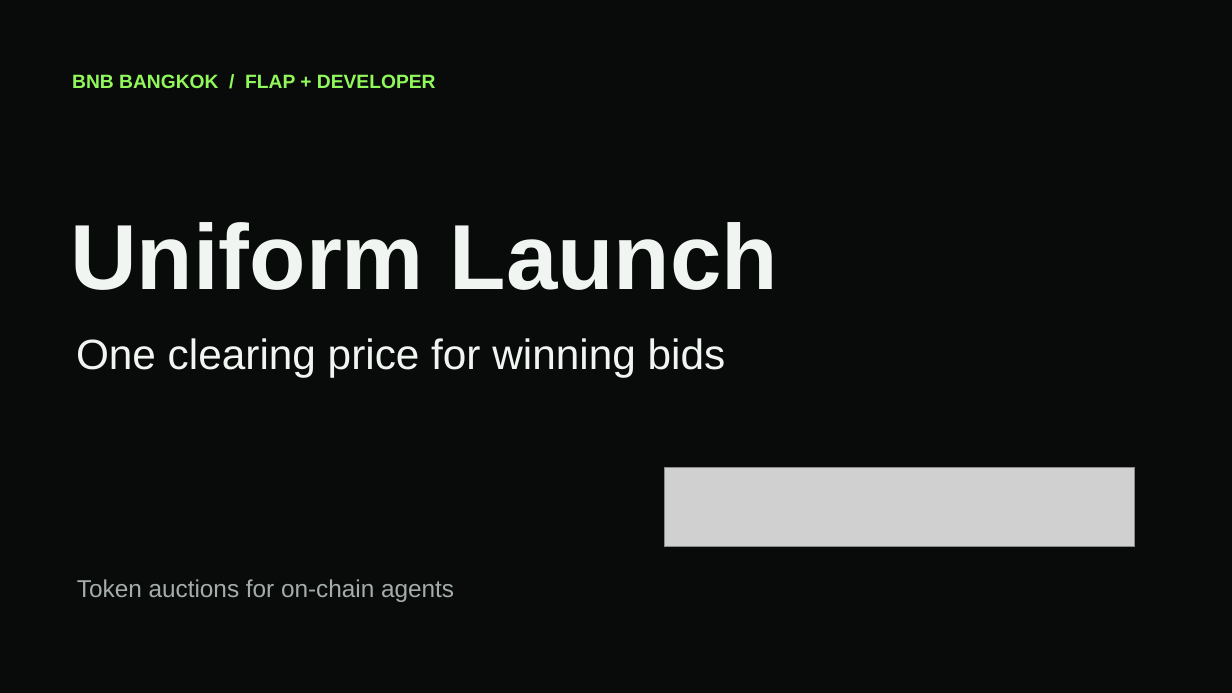
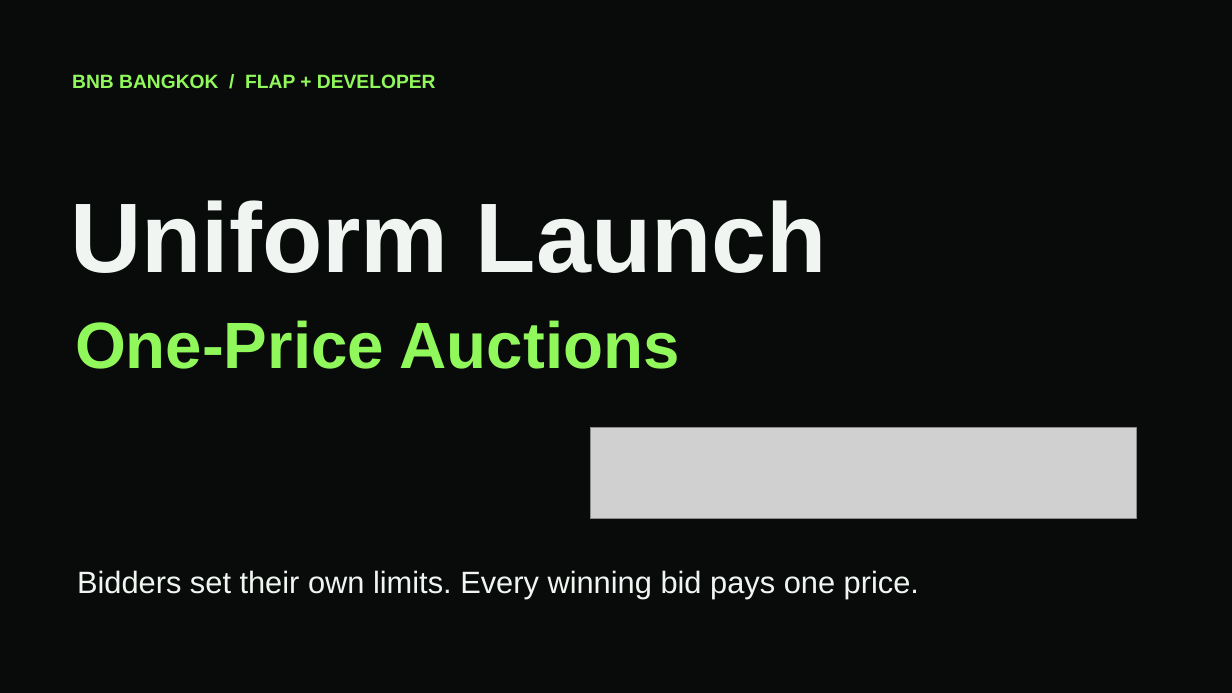
Before and after one commit to Jimmycoding0301/uniform-launch, a slide deck: slide 1 of qa/submission/Uniform-Launch-BNB-Bangkok.pptx. Drawn at 1232x693 pixels with LibreOffice and Linux fonts; fonts in the diff are those of the drawing; grey boxes stand for pictures. Boxes give left, top, right and bottom in pixels: in the first picture for what was removed or moved away, otherwise in the second. Text is boxed around its words. In the diff, an @@ line names an element or a change of style, - is before the commit and + after.

Commit message:
Finalize One-Price Auctions deck and timed judge walkthrough

```diff
--- a/qa/submission/Uniform-Launch-BNB-Bangkok.pptx
+++ b/qa/submission/Uniform-Launch-BNB-Bangkok.pptx
@@ text "Uniform Launch" moved from (x1=70, y1=222, x2=778, y2=290) to (x1=70, y1=200, x2=827, y2=273) @@
@@ text "Uniform Launch" at (x1=70, y1=200, x2=827, y2=273): size 72 to 77 pt @@
@@ text at (x1=75, y1=320, x2=680, y2=369): text changed; size 33 to 51 pt; text colour #F0F5F1 to #91F85B; bold on @@
-One clearing price for winning bids
+One-Price Auctions
@@ picture resized from (x1=665, y1=468, x2=1135, y2=546) to (x1=591, y1=427, x2=1136, y2=518) @@
@@ text removed at (x1=77, y1=579, x2=454, y2=602) @@
-Token auctions for on-chain agents
@@ text added at (x1=77, y1=570, x2=919, y2=599), 24 pt, text #F0F5F1 @@
+Bidders set their own limits. Every winning bid pays one price.
```
Also in this commit, not shown: 4 other slides changed, 4 other files.
